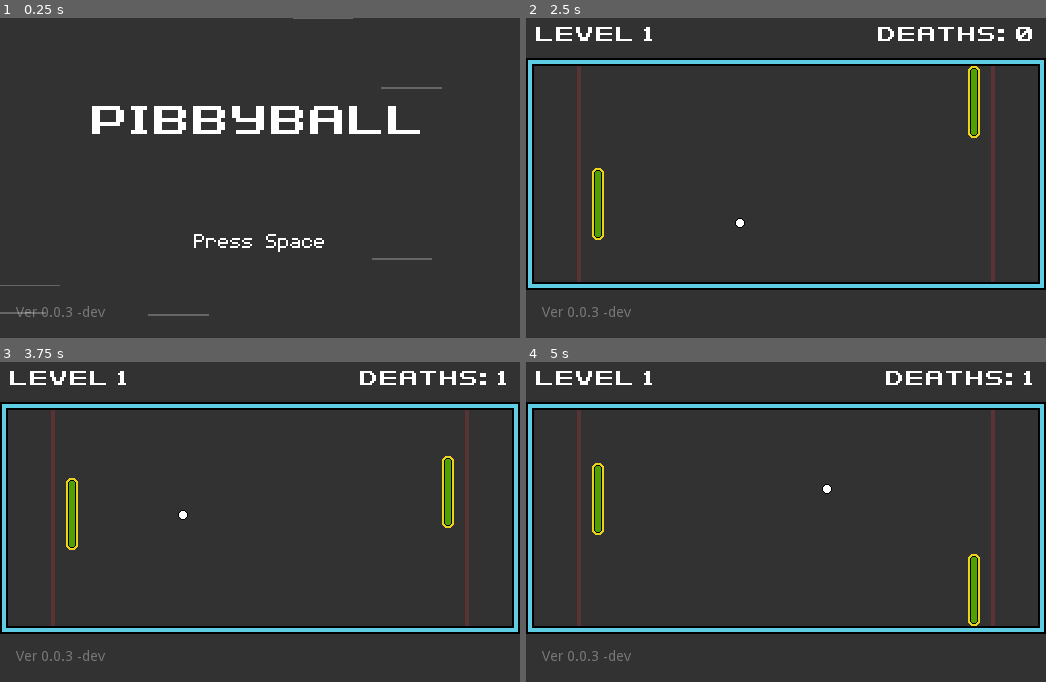
Above: before the commit, frames 1-4 (two rows, left to right).
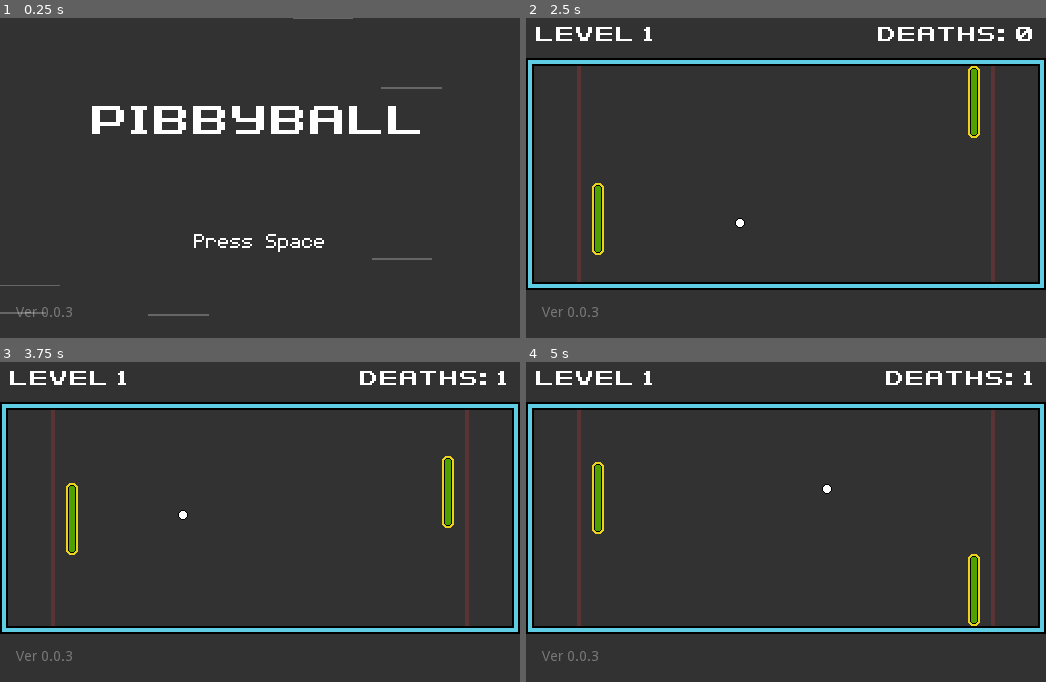
Above: after the commit, the same moments.

Repository: tkshehan/_pong
Game: Godot game, scene res://Main.tscn
Two runs of this game, one before a commit and one after it. Both use one fixed random seed, a clock stepped at 60 frames per second and the inputs below. Sound files missing from this copy of the repository are replaced by a short silence.
Inputs:
- Up to frame 1 (0.25 s): no input
- Up to frame 2 (2.5 s): tap Space (pause) at 0.5, 1.25 s; hold Up (move_up) 0.53-1.28 s; tap Enter (ui_accept) at 0.77, 1.52 s; hold Down (move_down) 1.28-2.03 s; hold Up (move_up) from 2.03 s (still down)
- Up to frame 3 (3.75 s): tap Enter (ui_accept) at 3.02 s; release Up (move_up) at 3.53 s; hold Down (move_down) from 3.53 s (still down)
- Up to frame 4 (5 s): keep holding Down (move_down); tap Enter (ui_accept) at 3.77, 4.52 s; tap Space (pause) at 4.15, 4.25 s

The runs differ from the first frame. In frame 1, less than 0.1% of the frame differs, in the area x 15-21%, y 90-94%; in frame 2, 0.3%, in the area x 12-21%, y 46-94%; in frame 3, 0.2%; in frame 4, less than 0.1%.

Commit message:
build 0.0.3 #66aqha[ready]

Diff:
--- a/Game/Actors/AIPaddle.gd
+++ b/Game/Actors/AIPaddle.gd
@@ -4,6 +4,7 @@
 var target = self
 var difficulty = 1
 var handicap = 10
+var grace_hits
 
 var default_max_speed = 400
 var default_acceleration = 0.15
@@ -20,12 +21,16 @@
 
 func set_target(_target):
 	target = _target
-	reset_difficulty()
+	reset_handicap()
 
-func reset_difficulty():
+func reset_handicap():
 	handicap = 11 - difficulty
 	max_speed = default_max_speed
 	acceleration = default_acceleration
+	if difficulty < 10:
+		grace_hits = 3
+	else:
+		grace_hits = 4
 
 func get_direction():
 	if paused:
@@ -40,8 +45,11 @@
 	return direction
 
 func on_bounce():
-	max_speed -= handicap * 2.5
-	acceleration = max(acceleration - handicap * 0.01, 0.05)
+	if grace_hits > 0:
+		grace_hits -= 1
+	else:
+		max_speed -= handicap * 2.5
+		acceleration = max(acceleration - handicap * 0.01, 0.05)
 	paused = true
 	timer.start()
 
--- a/Game/Game.gd
+++ b/Game/Game.gd
@@ -13,7 +13,8 @@
 		scores[0] += 1
 	if _is_game_over():
 		$HUD.game_over(scores)
-	$HUD.update_scores(scores)
+	else:
+		$HUD.update_scores(scores)
 
 func _is_game_over():
 	if GameState.num_of_players == 1:
--- a/Game/HUD.gd
+++ b/Game/HUD.gd
@@ -13,4 +13,6 @@
 	$PauseMenu.game_start()
 
 func game_over(scores: Array):
+	if GameState.num_of_players != 1:
+		update_scores(scores)
 	$PauseMenu.game_over(scores)
--- a/Game/World.gd
+++ b/Game/World.gd
@@ -10,7 +10,9 @@
 func _ready() -> void:
 	if GameState.num_of_players == 0:
 		$Paddle_L.set_script(AIPaddle)
+		$Paddle_L.difficulty = 6
 		$Paddle_R.set_script(AIPaddle)
+		$Paddle_R.difficulty = 6
 
 	if GameState.num_of_players == 1:
 		$Paddle_L.set_script(AIPaddle)
@@ -18,8 +20,8 @@
 
 	if GameState.num_of_players == 2:
 		$Paddle_L.set_script(PlayerPaddle)
+		$Paddle_L.player_ID = "P1"
 		$Paddle_R.set_script(PlayerPaddle)
-		$Paddle_L.player_ID = "P1"
 		$Paddle_R.player_ID = "P2"
 
 	$Paddle_L.set_grip_position_offset(17)
--- a/Main.tscn
+++ b/Main.tscn
@@ -40,7 +40,7 @@
 margin_right = 105.0
 margin_bottom = 302.0
 custom_colors/font_color = Color( 1, 1, 1, 0.341176 )
-text = "Ver 0.0.3 -dev"
+text = "Ver 0.0.3"
 __meta__ = {
 "_edit_use_anchors_": false
 }
--- a/PauseMenu.gd
+++ b/PauseMenu.gd
@@ -33,7 +33,7 @@
 		$Label.text = "Congratulations\nYou Died " + str(scores[0]) + " times."
 	else:
 		var winner = "Player 1" if scores[0] >= 5 else "Player 2"
-		$Label.text = winner + " Wins."
+		$Label.text = winner + " Wins.\n\nPress Space"
 
 	game_is_over = true
 	self.popup_centered()
Not shown, changed: export_presets.cfg
Not shown, changed: README.md
